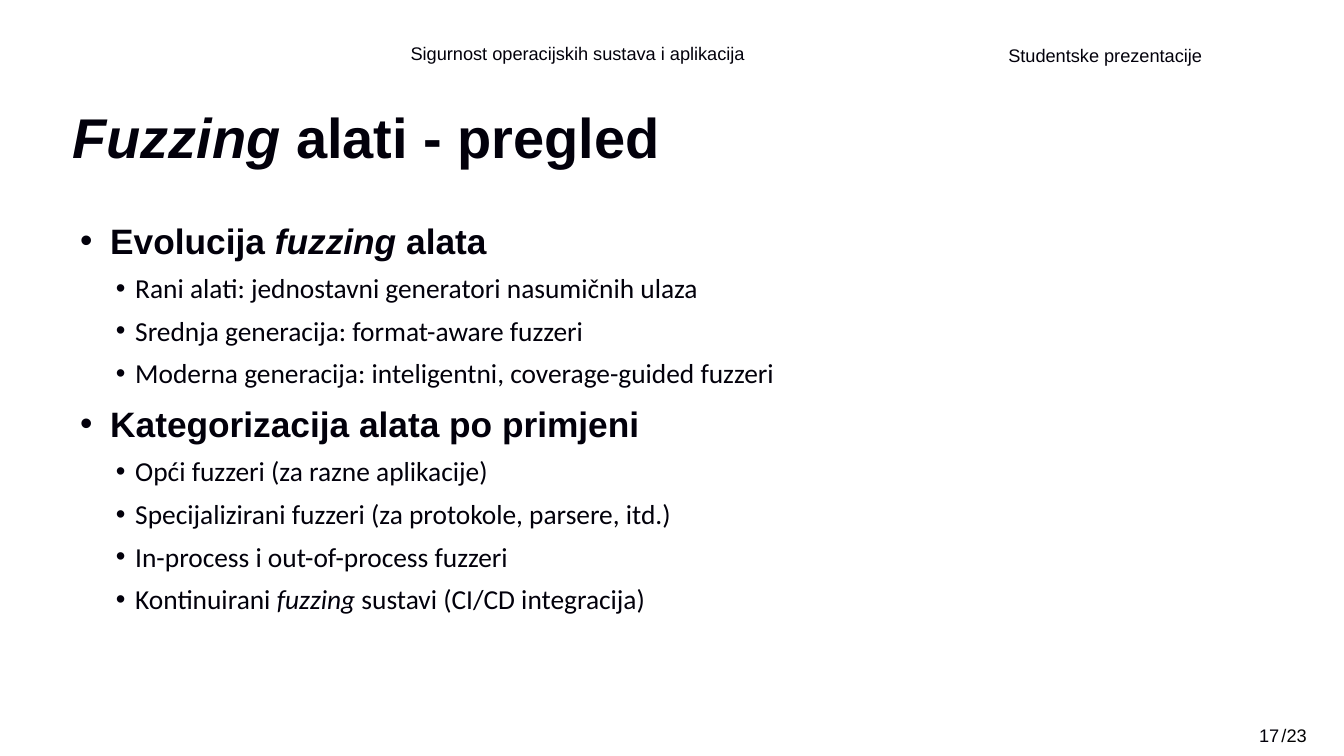
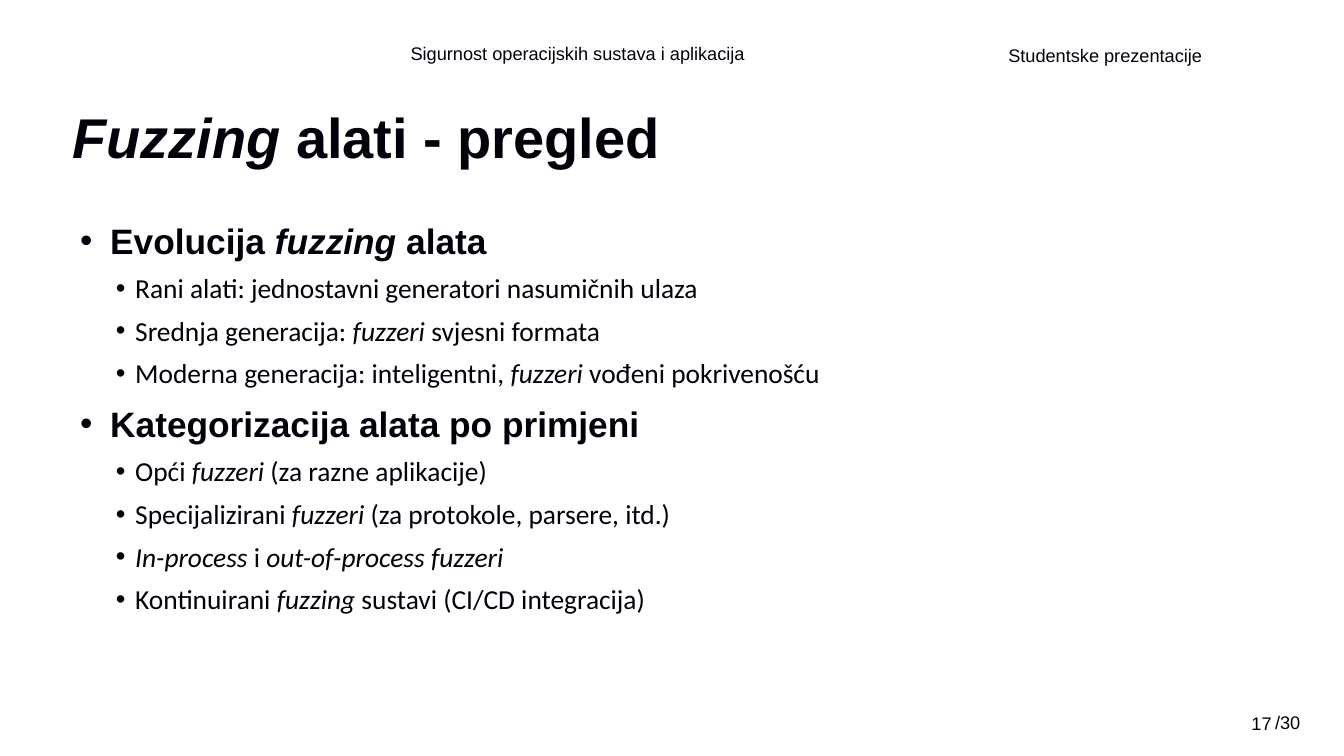
Before and after one commit to Gl1tc6/FER_diplomski, a slide deck: slide 17 of 2semestar/SOSA/SOSA Studentske prezentacije - DAK_Fuzzing.pptx. Drawn at 1344x756 pixels with LibreOffice and Linux fonts; fonts in the diff are those of the drawing; background and template pictures are left out. Boxes give left, top, right and bottom in pixels: in the first picture for what was removed or moved away, otherwise in the second. Text is boxed around its words. In the diff, an @@ line names an element or a change of style, - is before the commit and + after.

```diff
--- a/2semestar/SOSA/SOSA Studentske prezentacije - DAK_Fuzzing.pptx
+++ b/2semestar/SOSA/SOSA Studentske prezentacije - DAK_Fuzzing.pptx
@@ text at (x1=135, y1=322, x2=819, y2=388): text changed @@
-  • Srednja generacija: format-aware fuzzeri
-  • Moderna generacija: inteligentni, coverage-guided fuzzeri
+  • Srednja generacija: fuzzeri svjesni formata
+  • Moderna generacija: inteligentni, fuzzeri vođeni pokrivenošću
@@ text at (x1=135, y1=461, x2=670, y2=572): italic on in "fuzzeri", "fuzzeri", "In-process out-of-process fuzzeri" @@
@@ page number moved from (x1=1259, y1=729, x2=1279, y2=742) to (x1=1251, y1=717, x2=1271, y2=730) @@
@@ text added at (x1=1275, y1=715, x2=1300, y2=730), 13 pt, text #000000 @@
+/30
@@ text removed at (x1=1281, y1=728, x2=1306, y2=742) @@
-/23
```
Also in this commit, not shown: 26 other slides changed, 47 other files.
